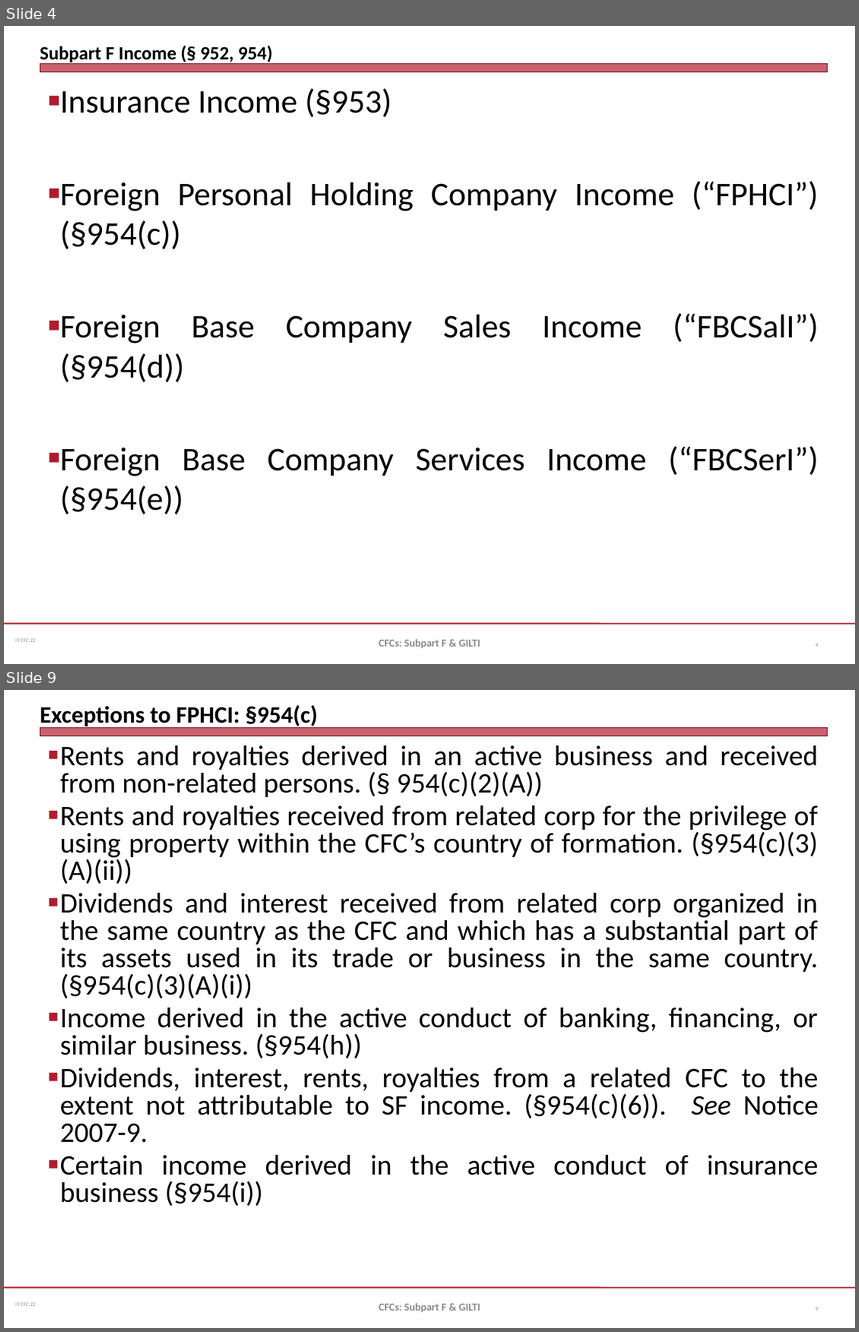
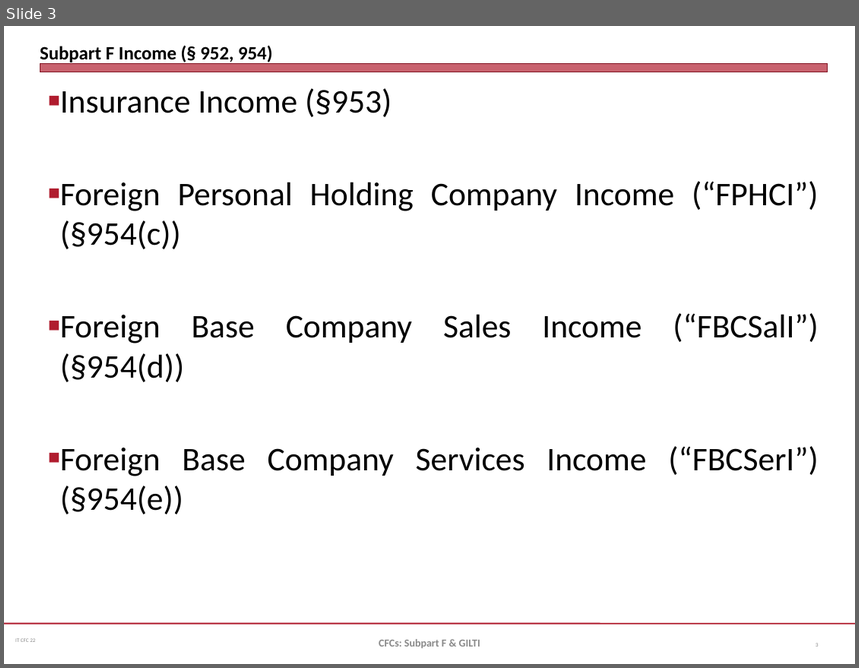
Before and after one commit to jmc877/International-Tax, a slide deck: slides/IT_CFC_22_1.pptx. Shown one above the other, each under a label of ours: slides 4 and 9 before the commit, slide 3 after it; the slides between them are not shown. The pictures are 859x1332 and 859x668 pixels, drawn with LibreOffice and Linux fonts; fonts in the diff are those of the drawing. Boxes give left, top, right and bottom in pixels: in the first picture for what was removed or moved away, otherwise in the second. Text is boxed around its words. In the diff, an @@ line names an element or a change of style, - is before the commit and + after.

```diff
--- a/slides/IT_CFC_22_1.pptx
+++ b/slides/IT_CFC_22_1.pptx
@@ slide 9 removed at bbox=[4, 690, 855, 1328], background #FFFFFF; not listed: 3 template elements that a slide beside it also shows @@
@@ title removed at bbox=[40, 705, 318, 729] @@
-Exceptions to FPHCI: §954(c)
@@ text removed at bbox=[60, 745, 819, 1206] @@
-■ Rents and royalties derived in an active business and received from non-related persons. (§ 954(c)(2)(A))
-■ Rents and royalties received from related corp for the privilege of using property within the CFC’s country of formation. (§954(c)(3)(A)(ii))
-■ Dividends and interest received from related corp organized in the same country as the CFC and which has a substantial part of its assets used in its trade or business in the same country. (§954(c)(3)(A)(i))
-■ Income derived in the active conduct of banking, financing, or similar business. (§954(h))
-■ Dividends, interest, rents, royalties from a related CFC to the extent not attributable to SF income. (§954(c)(6)). See Notice 2007-9.
-■ Certain income derived in the active conduct of insurance business (§954(i))
@@ text removed at bbox=[379, 1303, 481, 1312] @@
-CFCs: Subpart F & GILTI
@@ page number removed at bbox=[816, 1307, 819, 1311] @@
-9
@@ what was slide 4 is now slide 3 @@
```
Also in this commit, not shown: 17 slides changed, 7 slides added, 1 other slide removed, 2 other files.
